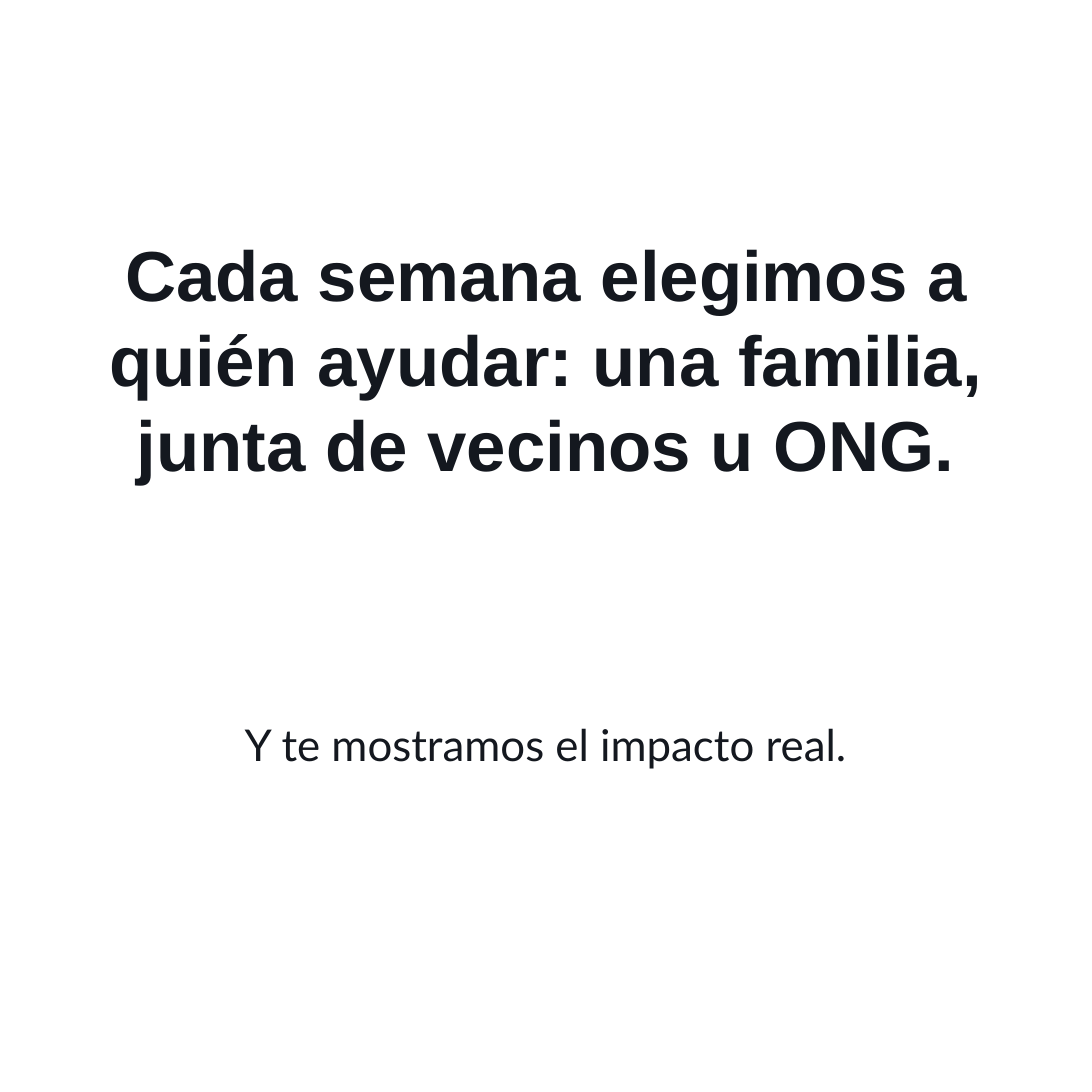
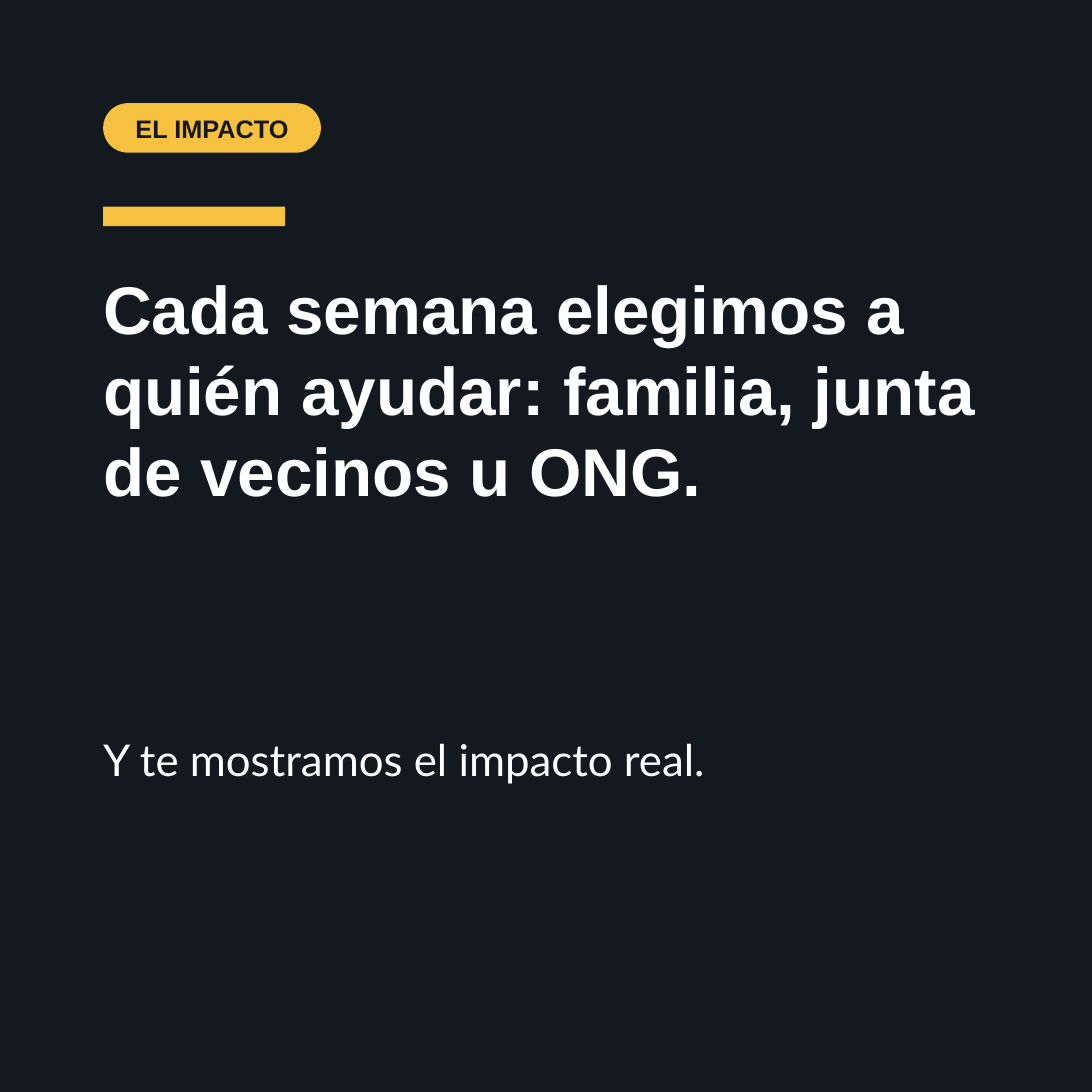
Before and after one commit to Notaly2026/huevera-canva, a slide deck: slide 4 of Dia-7/Carrusel Donacion - FB 1080x1080.pptx. Drawn at 1092x1092 pixels with LibreOffice and Linux fonts; fonts in the diff are those of the drawing. Boxes give left, top, right and bottom in pixels: in the first picture for what was removed or moved away, otherwise in the second. Text is boxed around its words. In the diff, an @@ line names an element or a change of style, - is before the commit and + after.

```diff
--- a/Dia-7/Carrusel Donacion - FB 1080x1080.pptx
+++ b/Dia-7/Carrusel Donacion - FB 1080x1080.pptx
@@ background #FFFFFF to #14181F @@
@@ rounded rectangle added at (103, 103, 320, 153), fill #F5C13F, 15 pt, text #14181F, bold @@
+EL IMPACTO
@@ rectangle added at (103, 206, 285, 226), fill #F5C13F @@
@@ text at (103, 285, 975, 497): text changed; size 42 to 40 pt; text colour #14181F to #FFFFFF @@
-Cada semana elegimos a quién ayudar: una familia, junta de vecinos u ONG.
+Cada semana elegimos a quién ayudar: familia, junta de vecinos u ONG.
@@ text "Y te mostramos el impacto ...": place and size @@
-text "Y te mostramos el impacto ..." at (245, 728, 847, 769)
+text "Y te mostramos el impacto ..." at (103, 743, 705, 784)
@@ text "Y te mostramos el impacto ..." at (103, 743, 705, 784): text colour #14181F to #FFFFFF; alignment centre to left @@
```
Also in this commit, not shown: 4 other slides changed, 12 other files.
